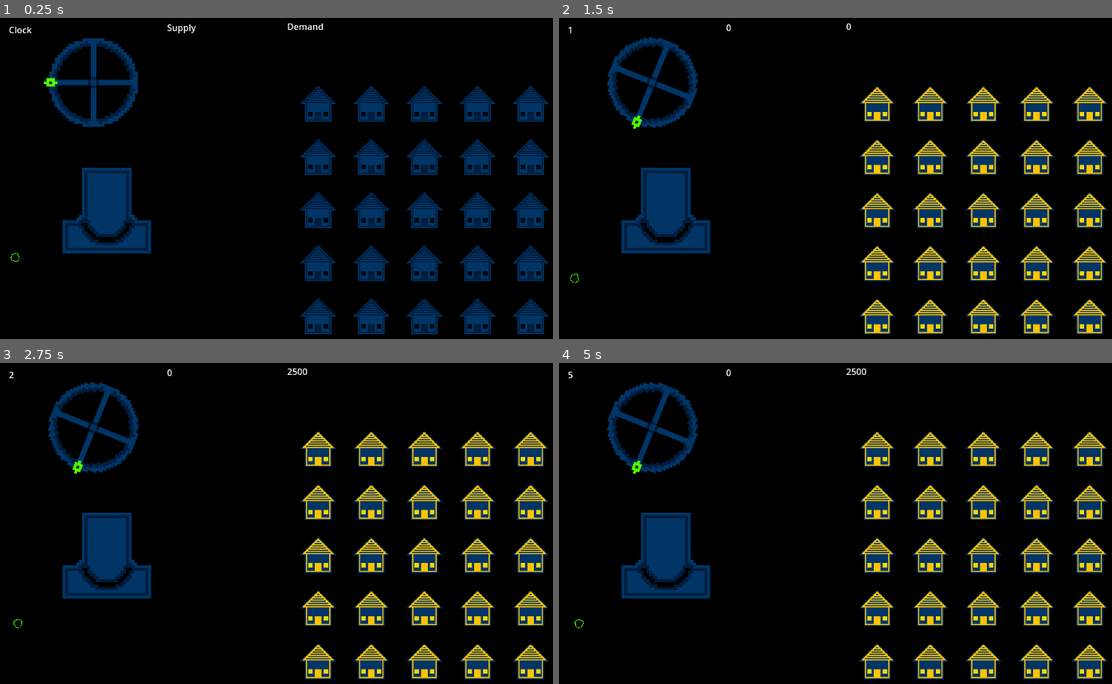
Above: before the commit, frames 1-4 (two rows, left to right).
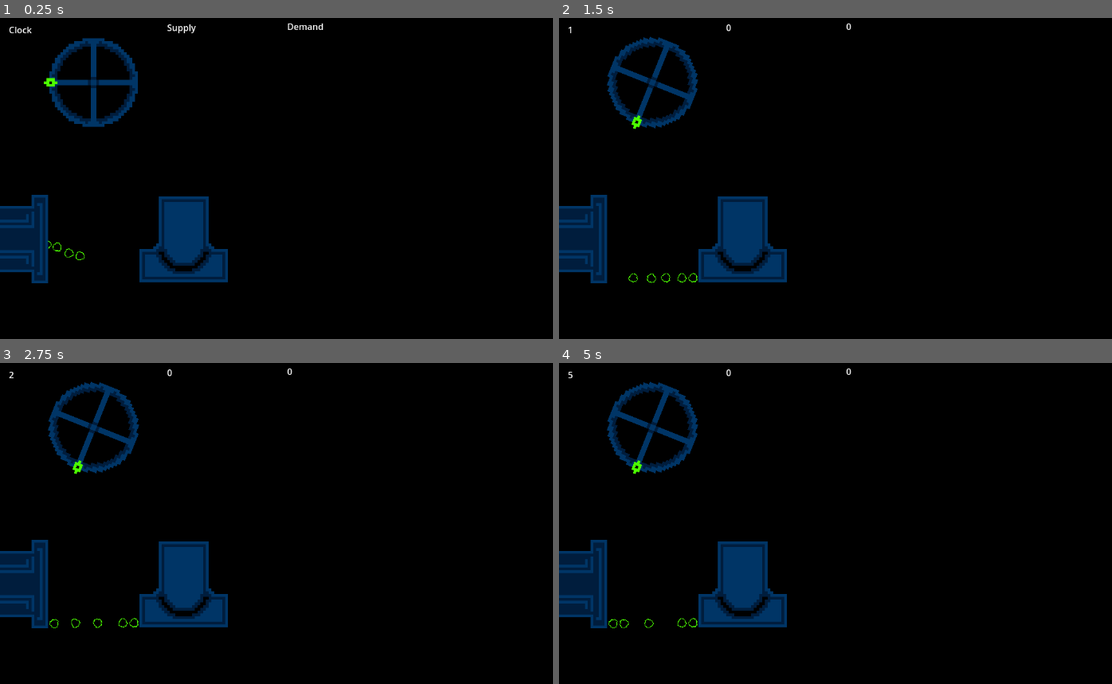
Above: after the commit, the same moments.

Repository: CWmain/BigModeGameJam2025
Game: Godot game, scene res://Levels/main_scene.tscn
Two runs of this game, one before a commit and one after it. Both use one fixed random seed, a clock stepped at 60 frames per second and the inputs below.
Inputs (mouse positions are in pixels of both pictures, inside the frame that each line leads up to):
- Up to frame 1 (0.25 s): no input
- Up to frame 2 (1.5 s): move the mouse to (608, 82) at 0.52 s; press the mouse at (608, 82) at 0.53 s; tap Enter at 1.25 s; move the mouse to (575, 278) at 1.27 s; release the mouse at (575, 278) at 1.28 s; tap T (Test_Click) at 1.35 s
- Up to frame 3 (2.75 s): move the mouse to (381, 462) at 2.02 s; press the mouse at (381, 462) at 2.03 s
- Up to frame 4 (5 s): tap Space at 2.75, 4.25 s; move the mouse to (846, 610) at 2.77 s; release the mouse at (846, 610) at 2.78 s; tap T (Test_Click) at 2.85, 4.35 s; tap Enter at 3.5 s; move the mouse to (1067, 594) at 3.52 s; press the mouse at (1067, 594) at 3.53 s; move the mouse to (686, 484) at 4.27 s; release the mouse at (686, 484) at 4.28 s

The runs differ from the first frame. In frame 1, 19% of the frame differs, in the area x 0-100%, y 21-99%; in frame 2, 20%; in frame 3, 20%; in frame 4, 20%, in the area x 0-100%, y 1-99%.

Commit message:
Renamed coalGenerator to coalStuff as it holds all the coal related objects. Finished implementation of a coal spawner, which spawns coal when one is used

Diff:
--- a/Levels/main_scene.tscn
+++ b/Levels/main_scene.tscn
@@ -8,8 +8,8 @@
 [ext_resource type="PackedScene" uid="uid://dlscus0ab1wi7" path="res://Objects/Displays/Clock/clock.tscn" id="5_7ud24"]
 [ext_resource type="PackedScene" uid="uid://dxxdrcyoky3nn" path="res://Objects/Displays/Demand/demand.tscn" id="6_bm4fj"]
 [ext_resource type="PackedScene" uid="uid://dd2vd3iqvo53d" path="res://Objects/Displays/Supply/supply.tscn" id="7_ik7vq"]
-[ext_resource type="PackedScene" uid="uid://cqkowxyrsrbar" path="res://Objects/CoalGenerator/coal.tscn" id="9_xfwi0"]
-[ext_resource type="PackedScene" uid="uid://cml6fxx0w4vff" path="res://Objects/CoalGenerator/coal_generator.tscn" id="10_gfq1h"]
+[ext_resource type="PackedScene" uid="uid://cml6fxx0w4vff" path="res://Objects/CoalStuff/coal_generator.tscn" id="10_gfq1h"]
+[ext_resource type="PackedScene" uid="uid://dm5gydgxbfesa" path="res://Objects/CoalStuff/coal_dispenser.tscn" id="11_uyeec"]
 
 [sub_resource type="WorldBoundaryShape2D" id="WorldBoundaryShape2D_ae6m6"]
 
@@ -55,7 +55,9 @@
 sm = NodePath("../../SupplyManager")
 
 [node name="CoalGenerator" parent="." instance=ExtResource("10_gfq1h")]
-position = Vector2(193, 350)
+position = Vector2(332, 402)
 
-[node name="Coal" parent="." instance=ExtResource("9_xfwi0")]
-position = Vector2(27, 409)
+[node name="CoalDispenser" parent="." instance=ExtResource("11_uyeec")]
+z_index = 1
+position = Vector2(7, 404)
+rotation = 1.57079
--- a/Objects/CoalGenerator/coal.gd
+++ b/Objects/CoalStuff/coal.gd
@@ -20,7 +20,6 @@
 		# And the closer it is the slower it moves
 		linear_velocity = directionToMouse*distanceToMouse*20
 
-
 	if Input.is_action_just_released("Hold"):
 		trackMouse = false
 		grab_cooldown = true
@@ -36,3 +35,7 @@
 
 func _on_grab_cooldown_timeout():
 	grab_cooldown = false
+
+func destroy():
+	print("Coal: Coal Destroyed")
+	queue_free()
--- a/Objects/CoalGenerator/coal.tscn
+++ b/Objects/CoalStuff/coal.tscn
@@ -1,11 +1,11 @@
 [gd_scene load_steps=4 format=3 uid="uid://cqkowxyrsrbar"]
 
-[ext_resource type="Script" path="res://Objects/CoalGenerator/coal.gd" id="1_5c401"]
-[ext_resource type="Texture2D" uid="uid://bp3gvimjcytw" path="res://Objects/CoalGenerator/Coal.png" id="1_hm1gy"]
+[ext_resource type="Script" path="res://Objects/CoalStuff/coal.gd" id="1_5c401"]
+[ext_resource type="Texture2D" uid="uid://bp3gvimjcytw" path="res://Objects/CoalStuff/Coal.png" id="1_hm1gy"]
 
 [sub_resource type="CircleShape2D" id="CircleShape2D_xg2tj"]
 
-[node name="Coal" type="RigidBody2D"]
+[node name="Coal" type="RigidBody2D" groups=["Coal"]]
 collision_layer = 3
 collision_mask = 3
 input_pickable = true
--- /dev/null
+++ b/Objects/CoalStuff/coal_dispenser.gd
@@ -0,0 +1,12 @@
+extends Node2D
+
+var coal = preload("res://Objects/CoalStuff/coal.tscn")
+
+func _physics_process(_delta):
+	var coals = get_tree().get_nodes_in_group("Coal")
+
+	if coals.size() < 5:
+		var c : RigidBody2D = coal.instantiate()
+		c.transform = transform
+		c.apply_impulse(Vector2(500,0))
+		get_tree().get_root().add_child(c)
--- /dev/null
+++ b/Objects/CoalStuff/coal_dispenser.tscn
@@ -0,0 +1,16 @@
+[gd_scene load_steps=3 format=3 uid="uid://dm5gydgxbfesa"]
+
+[ext_resource type="Script" path="res://Objects/CoalStuff/coal_dispenser.gd" id="1_a2t8b"]
+[ext_resource type="Texture2D" uid="uid://civygdhkst1cb" path="res://Objects/CoalStuff/CoalDispenser.png" id="2_hocno"]
+
+[node name="CoalDispenser" type="Node2D"]
+script = ExtResource("1_a2t8b")
+
+[node name="CoalDispenser" type="Sprite2D" parent="."]
+scale = Vector2(5, 5)
+texture = ExtResource("2_hocno")
+
+[node name="StaticBody2D" type="StaticBody2D" parent="."]
+
+[node name="CollisionPolygon2D" type="CollisionPolygon2D" parent="StaticBody2D"]
+polygon = PackedVector2Array(-60, 79, 61, 81, 60, -50, 80, -49, 80, -81, 21, -81, 22, 62, -20, 62, -21, -80, -80, -81, -80, -49, -60, -49)
--- a/Objects/CoalGenerator/coal_generator.gd
+++ b/Objects/CoalStuff/coal_generator.gd
@@ -74,4 +74,5 @@
 		print("Wrong type")
 		return
 	SUPPLY += powerPerCoal
+	body.destroy()
 	print("Coal Collected")
--- a/Objects/CoalGenerator/coal_generator.tscn
+++ b/Objects/CoalStuff/coal_generator.tscn
@@ -1,7 +1,7 @@
 [gd_scene load_steps=6 format=3 uid="uid://cml6fxx0w4vff"]
 
-[ext_resource type="Texture2D" uid="uid://xa7tkmao72xt" path="res://Objects/CoalGenerator/TempCoalGen.png" id="1_27460"]
-[ext_resource type="Script" path="res://Objects/CoalGenerator/coal_generator.gd" id="1_kar8t"]
+[ext_resource type="Texture2D" uid="uid://xa7tkmao72xt" path="res://Objects/CoalStuff/TempCoalGen.png" id="1_27460"]
+[ext_resource type="Script" path="res://Objects/CoalStuff/coal_generator.gd" id="1_kar8t"]
 
 [sub_resource type="RectangleShape2D" id="RectangleShape2D_qj457"]
 size = Vector2(20, 7.2)
--- a/Objects/House/house_factory.gd
+++ b/Objects/House/house_factory.gd
@@ -17,7 +17,6 @@
 	while i < toGenerate:
 		var curHouse: House = houseToPlace.instantiate()
 		curHouse.position = toPlacePosition
-		add_child(curHouse)
 
 		toPlacePosition += Vector2(HOUSE_WIDTH, 0)
 		# Max row sized reach, so reset to new row
Renamed: Objects/CoalGenerator/Coal.png -> Objects/CoalStuff/Coal.png
Not shown, changed: Objects/CoalStuff/Coal.png.import
Binary file added: Objects/CoalStuff/CoalDispenser.png
Not shown, added: Objects/CoalStuff/CoalDispenser.png.import
Renamed: Objects/CoalGenerator/TempCoalGen.png -> Objects/CoalStuff/TempCoalGen.png
Not shown, changed: Objects/CoalStuff/TempCoalGen.png.import
